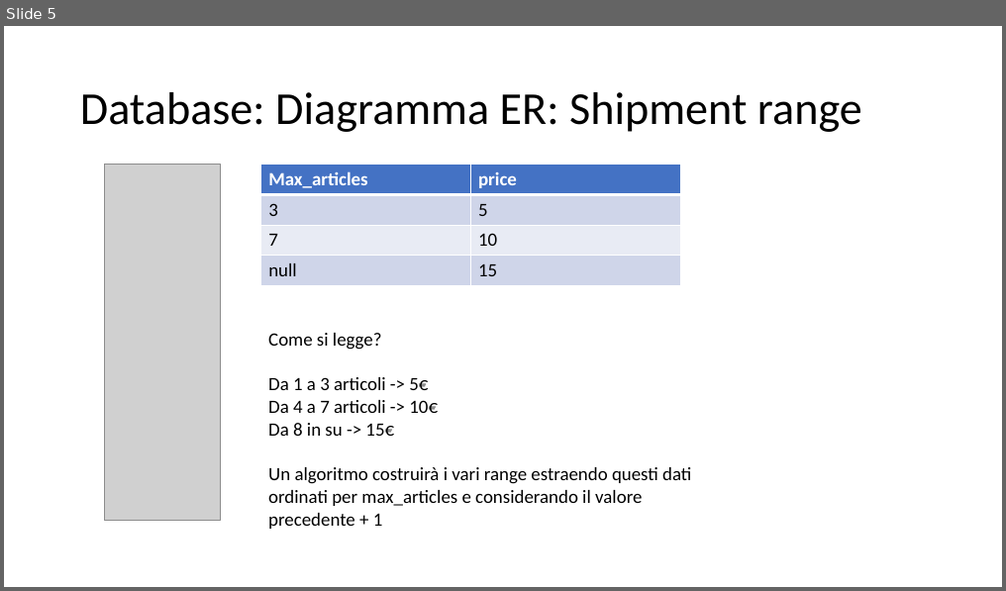
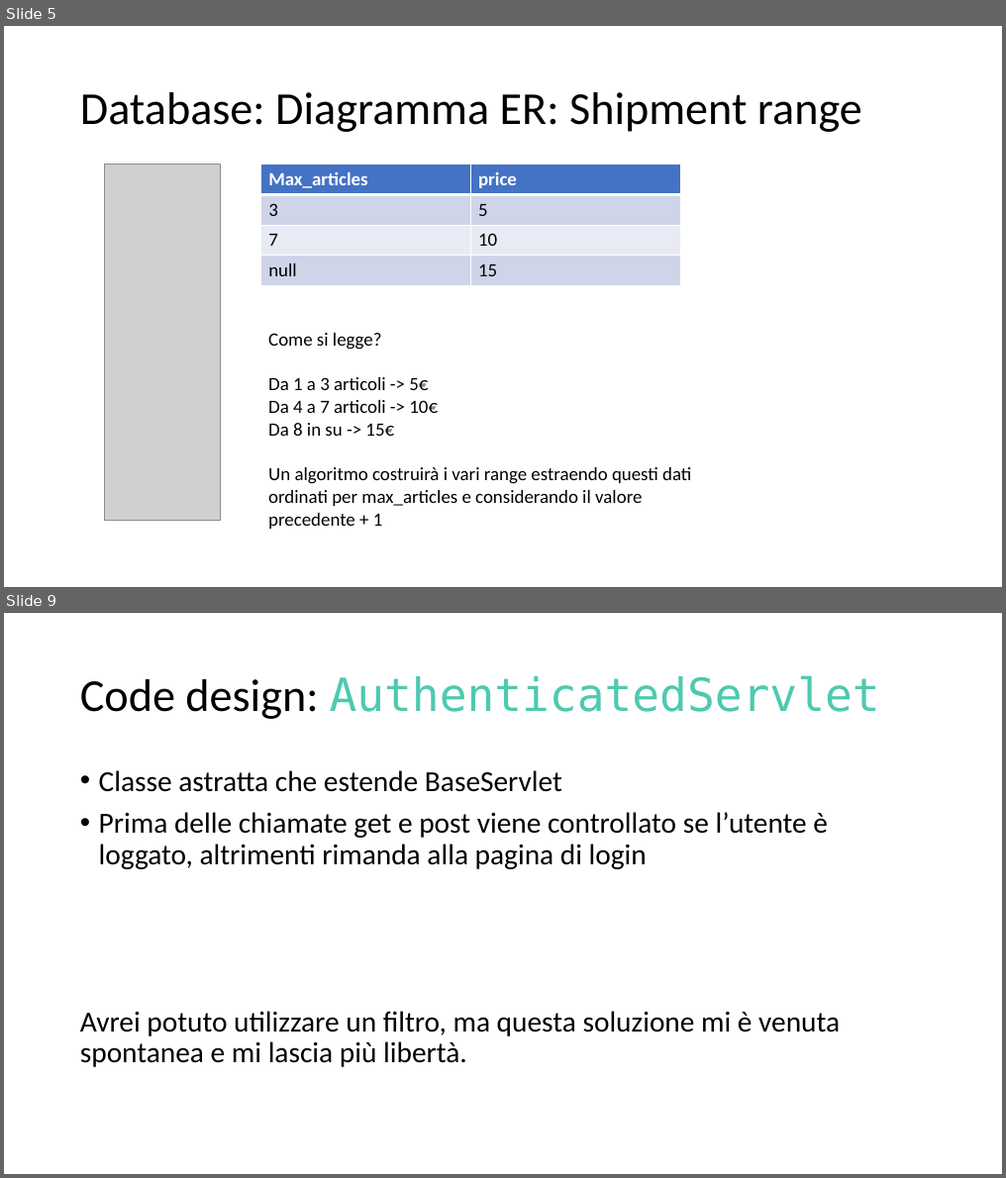
Before and after one commit to MirkoAndena/ECommerce, a slide deck: Documents/ECommerce.pptx. Shown one above the other, each under a label of ours: slide 5 before the commit, slides 5 and 9 after it; the slides between them are not shown. The pictures are 1006x591 and 1006x1178 pixels, drawn with LibreOffice and Linux fonts; fonts in the diff are those of the drawing; grey boxes stand for pictures. Boxes give left, top, right and bottom in pixels: in the first picture for what was removed or moved away, otherwise in the second. Text is boxed around its words. In the diff, an @@ line names an element or a change of style, - is before the commit and + after.

Commit message:
Modifiche alla documentazione

```diff
--- a/Documents/ECommerce.pptx
+++ b/Documents/ECommerce.pptx
@@ slide 9 added at <box>4,613,1002,1174</box>, background #FFFFFF @@
@@ title added at <box>80,675,880,719</box>, 44 pt, text #4EC9B0 @@
+Code design: AuthenticatedServlet
@@ text added at <box>80,770,840,1067</box>, 28 pt, text #000000 @@
+• Classe astratta che estende BaseServlet
+• Prima delle chiamate get e post viene controllato se l’utente è loggato, altrimenti rimanda alla pagina di login
+Avrei potuto utilizzare un filtro, ma questa soluzione mi è venuta spontanea e mi lascia più libertà.
```
Also in this commit, not shown: 1 slide changed, 5 other slides added, 4 other files.
